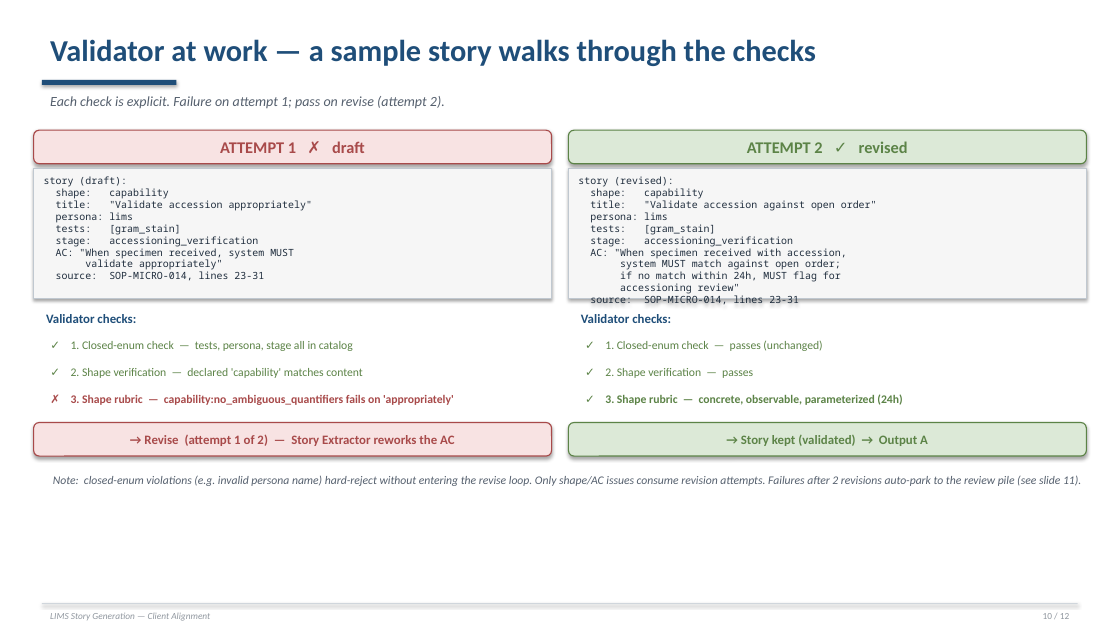
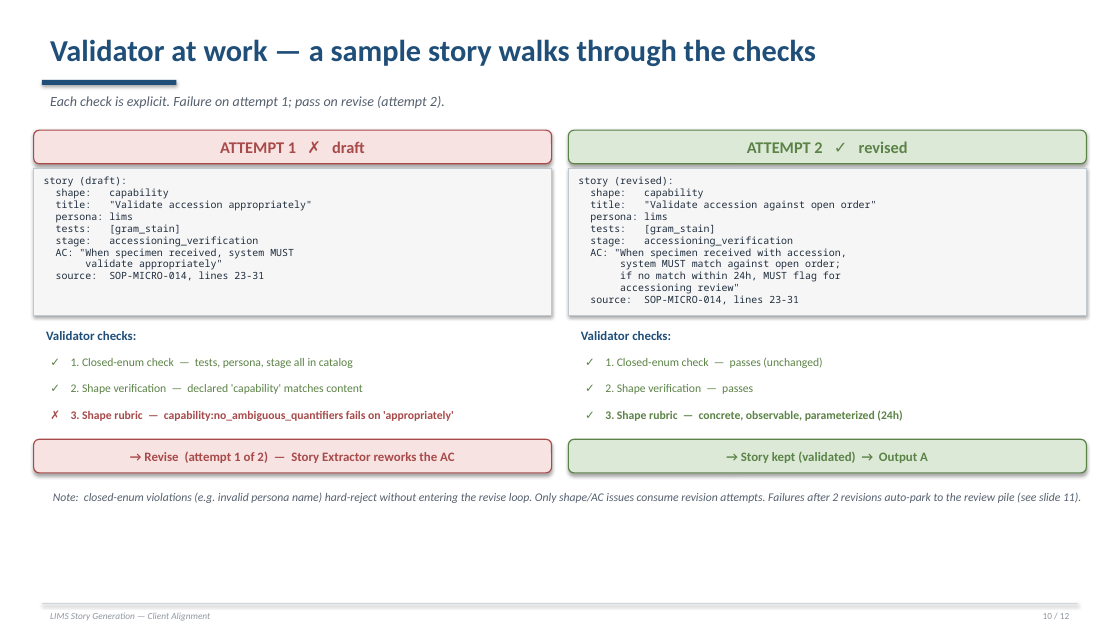
Before and after one commit to Rajneesh-Tiwari/LabReq_agent, a slide deck: slide 10 of client_alignment_deck.pptx. Drawn at 1120x630 pixels with LibreOffice and Linux fonts; fonts in the diff are those of the drawing. Boxes give left, top, right and bottom in pixels: in the first picture for what was removed or moved away, otherwise in the second. Text is boxed around its words. In the diff, an @@ line names an element or a change of style, - is before the commit and + after.

```diff
--- a/client_alignment_deck.pptx
+++ b/client_alignment_deck.pptx
@@ rectangle "story (draft):": place and size @@
-rectangle "story (draft):" at (34,168,552,298)
+rectangle "story (draft):" at (34,168,552,315)
@@ rectangle "story (revised):": place and size @@
-rectangle "story (revised):" at (569,168,1087,298)
+rectangle "story (revised):" at (569,168,1087,315)
@@ 9 texts, 2 rounded rectangles: place and size @@
-9 texts, 2 rounded rectangles at (34,314,1087,486)
+9 texts, 2 rounded rectangles at (34,331,1087,503)
```
Also in this commit, not shown: 8 other slides changed, 1 other file.
